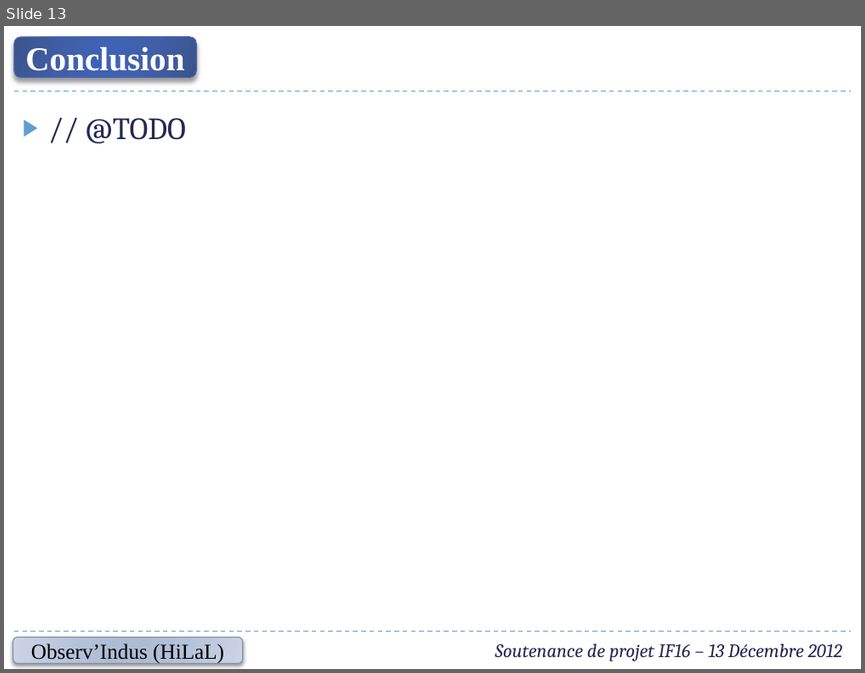
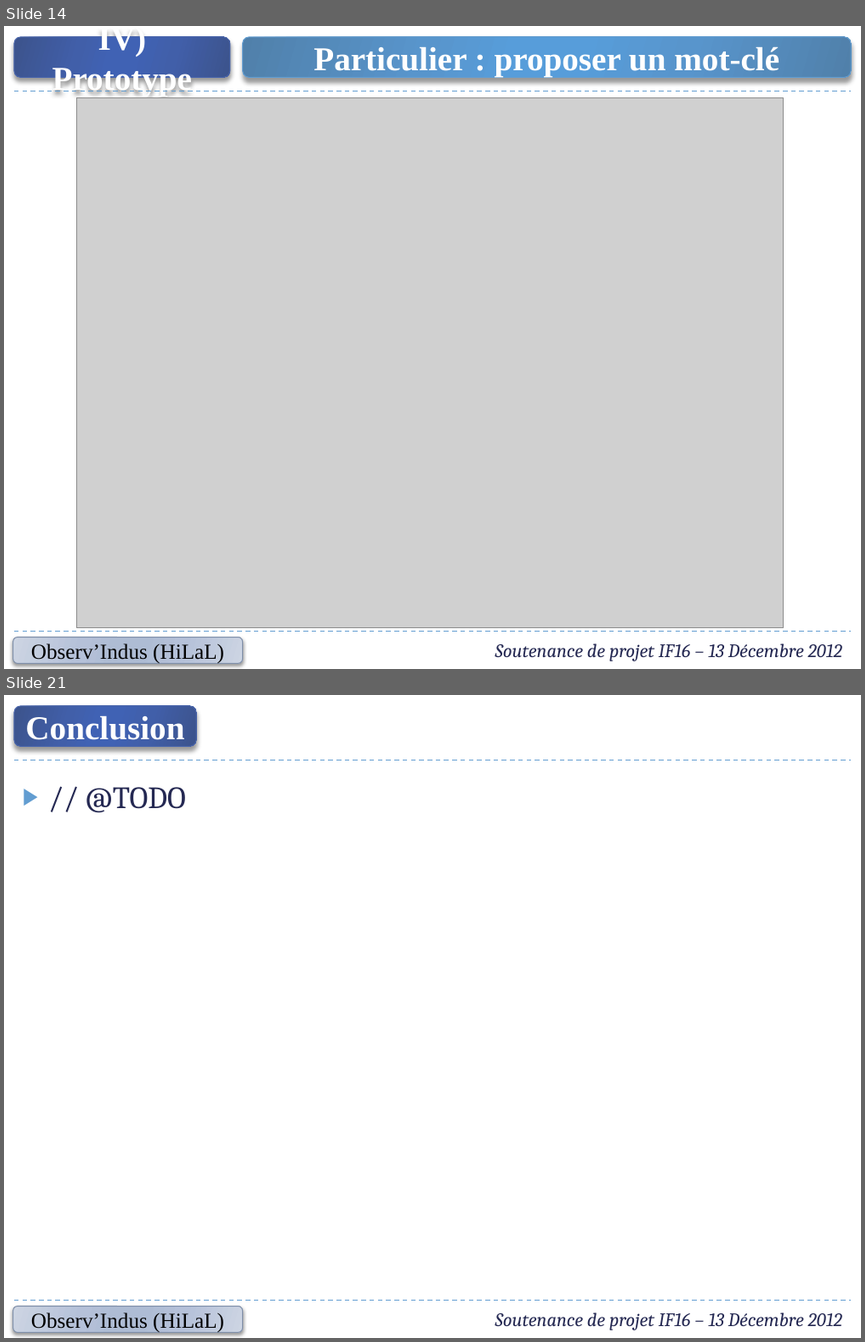
Before and after one commit to cahier/Observ, a slide deck: Presentations/IF16 - Soutenance (2012-12-13).pptx. Shown one above the other, each under a label of ours: slide 13 before the commit, slides 14 and 21 after it; the slides between them are not shown. The pictures are 865x673 and 865x1342 pixels, drawn with LibreOffice and Linux fonts; fonts in the diff are those of the drawing; grey boxes stand for pictures. Boxes give left, top, right and bottom in pixels: in the first picture for what was removed or moved away, otherwise in the second. Text is boxed around its words. In the diff, an @@ line names an element or a change of style, - is before the commit and + after.

Commit message:
Diaporama soutenance (premiere version)

```diff
--- a/Presentations/IF16 - Soutenance (2012-12-13).pptx
+++ b/Presentations/IF16 - Soutenance (2012-12-13).pptx
@@ slide 14 added at <box>4,26,861,669</box>, background #FFFFFF @@
@@ rounded rectangle added at <box>14,37,230,77</box>, fill gradient #3D538D to #425FA9 to #4162B5, outline #4A66AC 0.75 pt, 28 pt, text #FFFFFF, bold @@
+IV) Prototype
@@ rounded rectangle added at <box>242,37,851,77</box>, fill gradient #5080AB to #5896CD to #589EDB, outline #629DD1 0.75 pt, 28 pt, text #FFFFFF, bold @@
+Particulier : proposer un mot-clé
@@ line added from (14, 91) to (851, 91), #629DD1 1 pt dashed @@
@@ picture added at <box>77,98,783,629</box> @@
@@ rounded rectangle added at <box>13,637,243,664</box>, fill gradient #CCD4E3 to #B6C2D9 to #AEBCD5, outline #7F8FA9 0.75 pt, 18 pt, text #000000 @@
+Observ’Indus (HiLaL)
@@ line added from (14, 631) to (851, 631), #629DD1 1 pt dashed @@
@@ text added at <box>495,643,842,661</box>, 16 pt, text #242852, italic @@
+Soutenance de projet IF16 – 13 Décembre 2012
@@ what was slide 13 is now slide 21 @@
```
Also in this commit, not shown: 4 slides changed, 9 other slides added, 2 slides removed.
